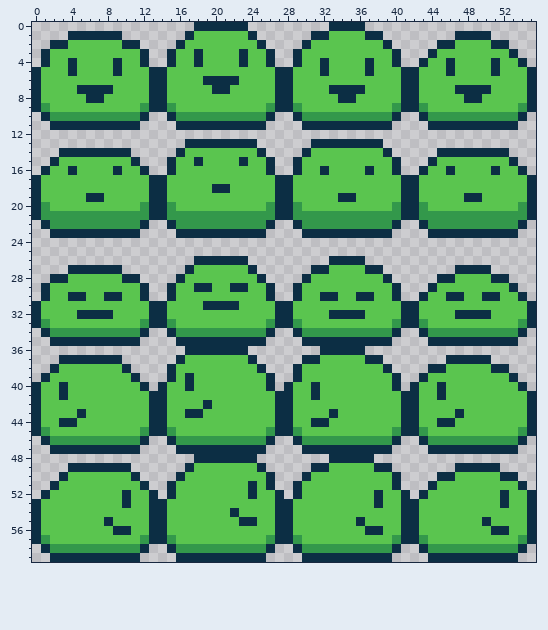
One commit to this pixel-art sprite: resources/textures/slimey.png. The picture above is the old version.
The file is 56x60 pixels.
New version:
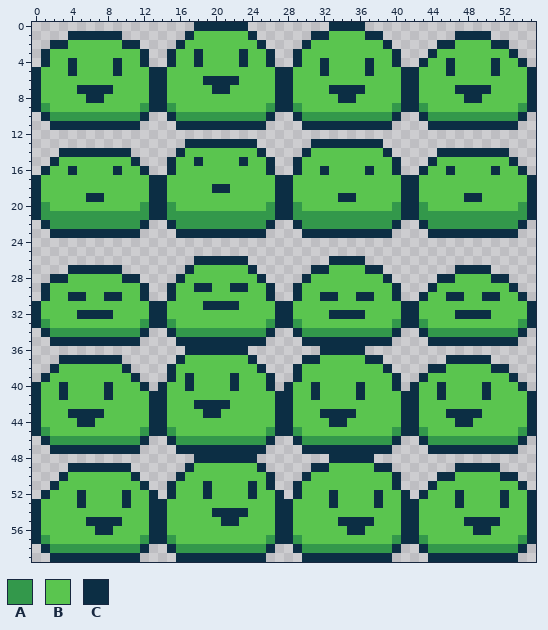
Palette (. is transparent): A #33984b  B #5ac54f  C #0c2e44
Difference:
y 39: x 22 B -> C
y 40: x 8 B -> C; x 22 B -> C; x 36 B -> C; x 50 B -> C
y 41: x 8 B -> C; x 36 B -> C; x 50 B -> C
y 42: x 18 B -> C; x 20..21 BB -> CC
y 43: x 4 B -> C; x 6..7 BB -> CC; x 17..20 CCBB -> BBCC; x 32 B -> C; x 34..35 BB -> CC; x 46 B -> C; x 48..49 BB -> CC
y 44: x 3..6 CCBB -> BBCC; x 31..34 CCBB -> BBCC; x 45..48 CCBB -> BBCC
y 51: x 19 B -> C
y 52: x 5 B -> C; x 19 B -> C; x 33 B -> C; x 47 B -> C
y 53: x 5 B -> C; x 33 B -> C; x 47 B -> C
y 54: x 20..21 BB -> CC; x 23 B -> C
y 55: x 6..7 BB -> CC; x 9 B -> C; x 21..24 BBCC -> CCBB; x 34..35 BB -> CC; x 37 B -> C; x 48..49 BB -> CC; x 51 B -> C
y 56: x 7..10 BBCC -> CCBB; x 35..38 BBCC -> CCBB; x 49..52 BBCC -> CCBB
Where, in picture pixels (left, top, right, bottom), the same in both pictures:
changed: (185, 373, 239, 418)
changed: (59, 382, 113, 427)
changed: (311, 382, 365, 427)
changed: (437, 382, 491, 427)
changed: (203, 481, 257, 526)
changed: (77, 490, 131, 535)
changed: (329, 490, 383, 535)
changed: (455, 490, 509, 535)
